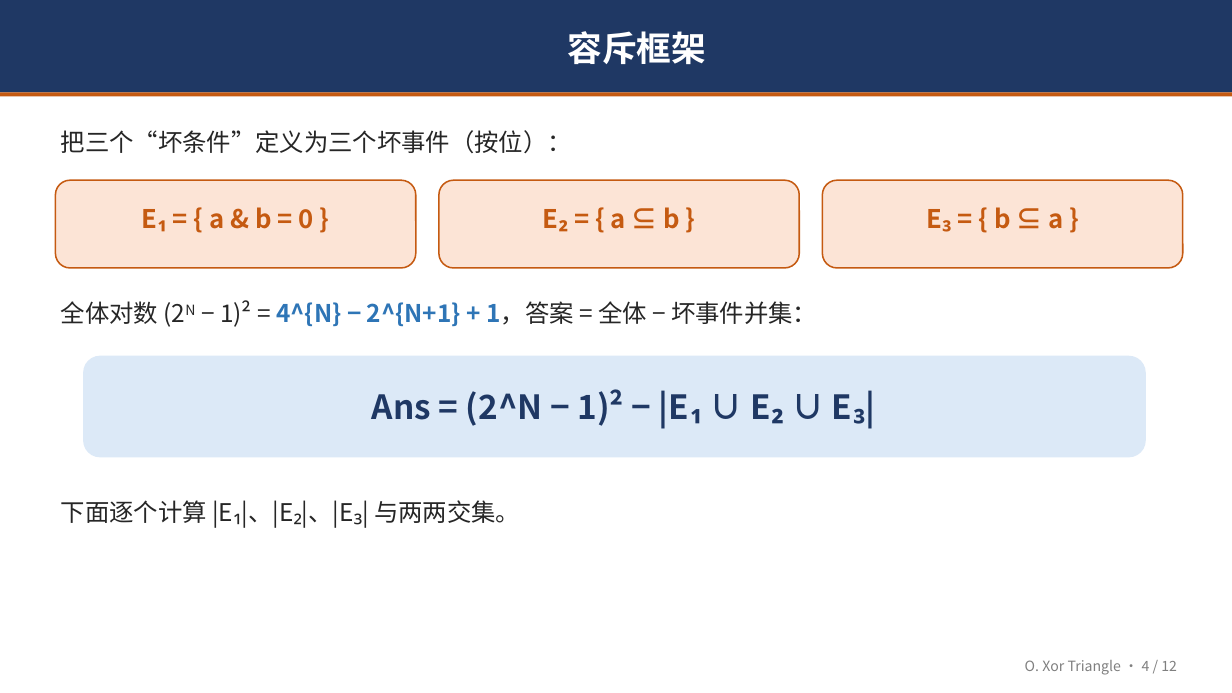
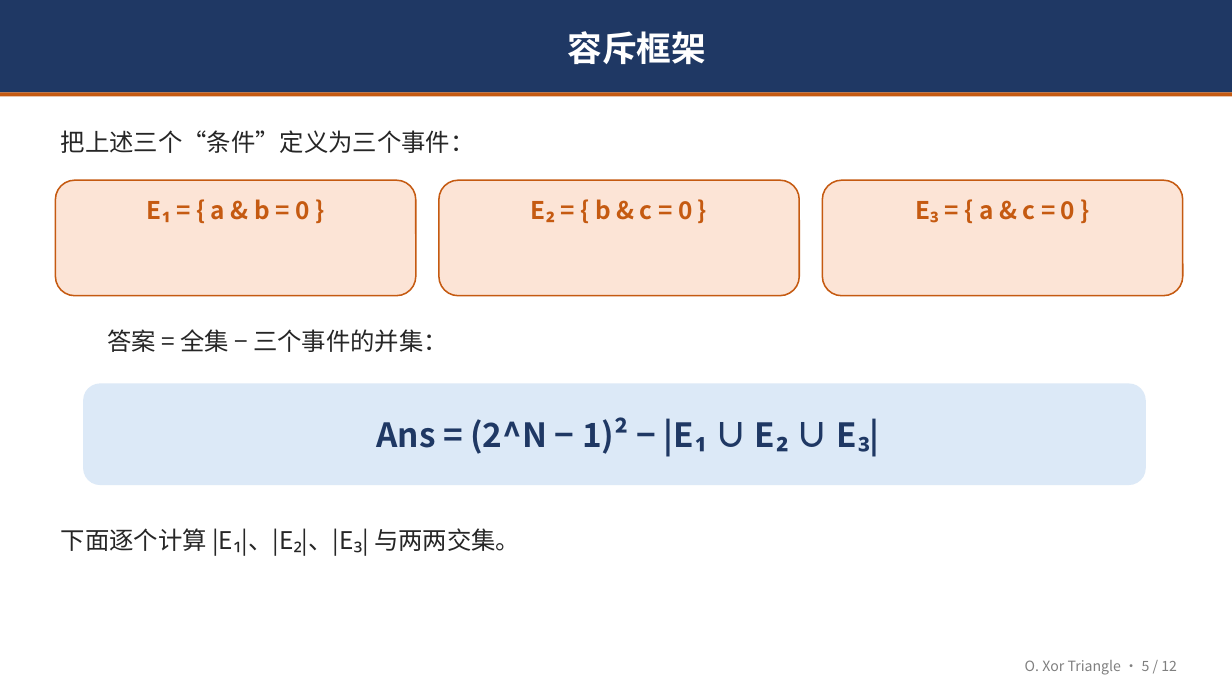
Before and after one commit to LingeXu/OI, a slide deck: slide 6 of 2026.9.3集训队个人赛/O/O题解分享.pptx (slide 5 before the commit). Drawn at 1232x693 pixels with LibreOffice and Linux fonts; fonts in the diff are those of the drawing. Boxes give left, top, right and bottom in pixels: in the first picture for what was removed or moved away, otherwise in the second. Text is boxed around its words. In the diff, an @@ line names an element or a change of style, - is before the commit and + after.

```diff
--- a/2026.9.3集训队个人赛/O/O题解分享.pptx
+++ b/2026.9.3集训队个人赛/O/O题解分享.pptx
@@ text at [61, 130, 475, 153]: text changed @@
-把三个“坏条件”定义为三个坏事件（按位）：
+把上述三个“条件”定义为三个事件：
@@ rounded rectangle: place and size @@
-rounded rectangle at [55, 180, 416, 268]
+rounded rectangle at [55, 180, 416, 296]
@@ text "E₁ = { a & ...": place and size @@
-text "E₁ = { a & ..." at [210, 207, 314, 229]
+text "E₁ = { a & ..." at [211, 199, 309, 220]
@@ text "E₁ = { a & ..." at [211, 199, 309, 220]: size 20 to 19 pt @@
@@ rounded rectangle: place and size @@
-rounded rectangle at [439, 180, 799, 268]
+rounded rectangle at [439, 180, 799, 296]
@@ text at [595, 199, 692, 220]: text changed; size 20 to 19 pt @@
-E₂ = { a ⊆ b }
+E₂ = { b & c = 0 }
@@ rounded rectangle: place and size @@
-rounded rectangle at [823, 180, 1183, 268]
+rounded rectangle at [823, 180, 1183, 296]
@@ text at [979, 201, 1075, 220]: text changed; size 20 to 19 pt @@
-E₃ = { b ⊆ a }
+E₃ = { a & c = 0 }
@@ text at [107, 329, 448, 352]: text changed @@
-全体对数 (2N − 1)² = 4^{N} − 2^{N+1} + 1，答案 = 全体 − 坏事件并集：
+答案 = 全集 − 三个事件的并集：
@@ rounded rectangle "Ans = (2^N − 1)² ...": place and size @@
-rounded rectangle "Ans = (2^N − 1)² ..." at [83, 356, 1146, 457]
+rounded rectangle "Ans = (2^N − 1)² ..." at [83, 384, 1146, 485]
@@ text "下面逐个计算 |E₁|、|E₂|、|E₃| 与两两交集。": place and size @@
-text "下面逐个计算 |E₁|、|E₂|、|E₃| 与两两交集。" at [61, 500, 520, 527]
+text "下面逐个计算 |E₁|、|E₂|、|E₃| 与两两交集。" at [61, 528, 520, 555]
@@ text at [1025, 660, 1177, 675]: text changed @@
-O. Xor Triangle · 4 / 12
+O. Xor Triangle · 5 / 12
```
Also in this commit, not shown: 8 other slides changed, 3 slides added, 3 slides removed, 15 other files.
